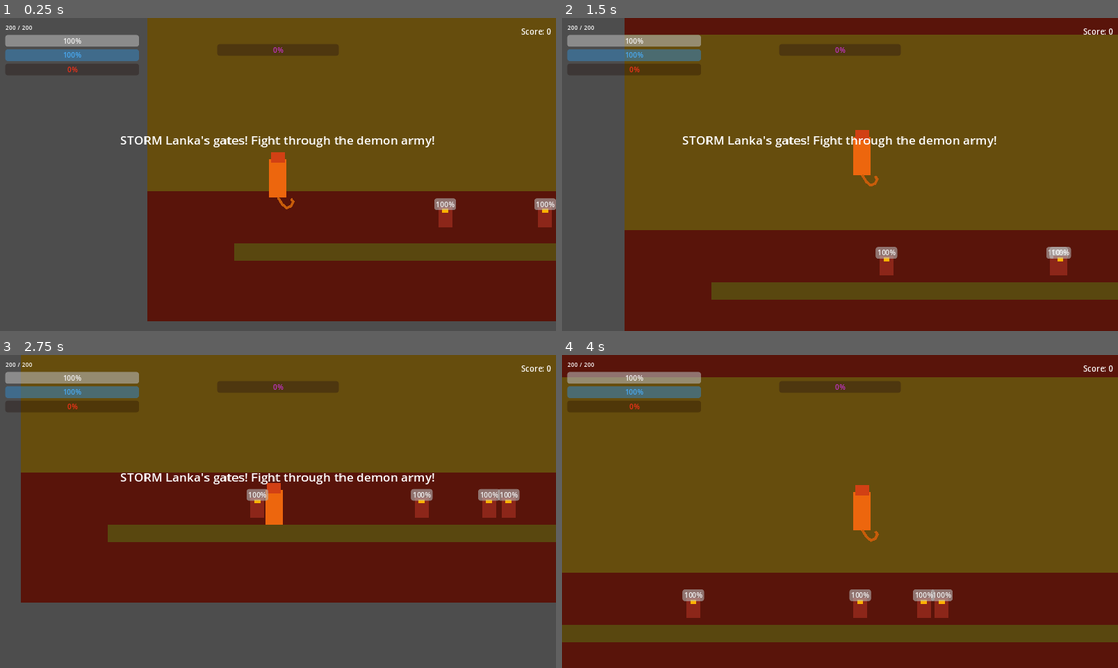
Above: before the commit, frames 1-4 (two rows, left to right).
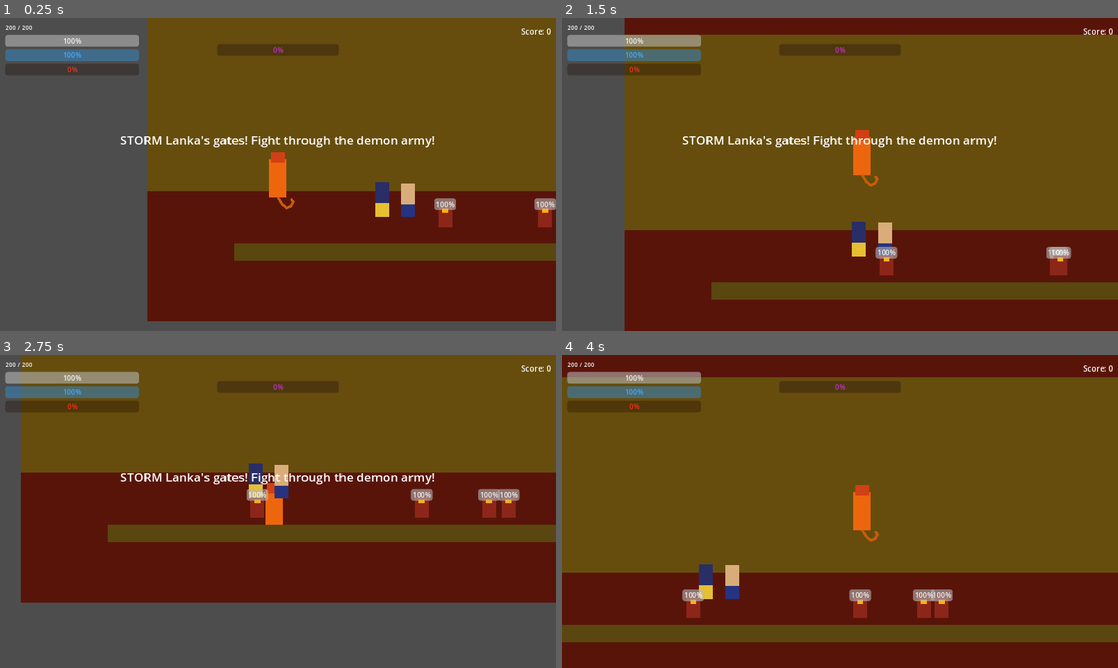
Above: after the commit, the same moments.

Repository: sushritha22496-lang/MediShift
Game: Godot game, scene res://scenes/chapters/ch6_lanka_war.tscn
Same seed, same stepped clock (60 frames per second), same inputs: the game is played once before the commit and once after it. This scene is started directly instead of the project's main scene.
Inputs:
- Up to frame 1 (0.25 s): no input
- Up to frame 2 (1.5 s): tap Enter at 0.5 s; hold D (move_right) from 0.53 s (still down); tap 2 (anima) at 0.6 s; tap Space (jump) at 0.77 s; tap Ctrl (attack) at 1.35 s
- Up to frame 3 (2.75 s): tap Space (jump) at 1.52 s; release D (move_right) at 2.03 s; hold A (move_left) from 2.03 s (still down); hold Shift (dash) from 2.03 s (still down)
- Up to frame 4 (4 s): release A (move_left) at 2.78 s; release Shift (dash) at 2.78 s; hold D (move_right) from 2.78 s (still down); tap F (fly) at 2.85 s; tap Space (jump) at 3.02, 3.77 s; tap 4 (garima) at 3.6 s

The runs differ from the first frame. In frame 1, 0.5% of the frame differs, in the area x 67-75%, y 52-64%; in frame 2, 0.5%; in frame 3, 0.5%; in frame 4, 0.5%, in the area x 24-32%, y 66-78%.

Commit message:
Give Lakshmana a visible sprite and add Rama to the war chapter
Both were previously empty position markers with no rendered form,
despite being central to the Shakti-wound and final-battle story beats.

Diff:
--- a/scenes/chapters/ch5_war_prep.tscn
+++ b/scenes/chapters/ch5_war_prep.tscn
@@ -90,3 +90,17 @@
 
 [node name="Lakshmana" type="Node2D" parent="."]
 position = Vector2(400, 520)
+
+[node name="LakshmanaBody" type="ColorRect" parent="Lakshmana"]
+offset_left = -16.0
+offset_top = -58.0
+offset_right = 16.0
+offset_bottom = 20.0
+color = Color(0.85, 0.68, 0.48, 1)
+
+[node name="LakshmanaDhoti" type="ColorRect" parent="Lakshmana"]
+offset_left = -16.0
+offset_top = -10.0
+offset_right = 16.0
+offset_bottom = 20.0
+color = Color(0.15, 0.2, 0.5, 1)
--- a/scenes/chapters/ch6_lanka_war.tscn
+++ b/scenes/chapters/ch6_lanka_war.tscn
@@ -84,5 +84,36 @@
 [node name="Ravana" type="Marker2D" parent="BossSpawns"]
 position = Vector2(4800, 300)
 
+[node name="Rama" type="Node2D" parent="."]
+position = Vector2(340, 540)
+
+[node name="RamaBody" type="ColorRect" parent="Rama"]
+offset_left = -16.0
+offset_top = -60.0
+offset_right = 16.0
+offset_bottom = 20.0
+color = Color(0.16, 0.18, 0.4, 1)
+
+[node name="RamaDhoti" type="ColorRect" parent="Rama"]
+offset_left = -16.0
+offset_top = -12.0
+offset_right = 16.0
+offset_bottom = 20.0
+color = Color(0.9, 0.75, 0.2, 1)
+
 [node name="Lakshmana" type="Node2D" parent="."]
 position = Vector2(400, 540)
+
+[node name="LakshmanaBody" type="ColorRect" parent="Lakshmana"]
+offset_left = -16.0
+offset_top = -58.0
+offset_right = 16.0
+offset_bottom = 20.0
+color = Color(0.85, 0.68, 0.48, 1)
+
+[node name="LakshmanaDhoti" type="ColorRect" parent="Lakshmana"]
+offset_left = -16.0
+offset_top = -10.0
+offset_right = 16.0
+offset_bottom = 20.0
+color = Color(0.15, 0.2, 0.5, 1)
Not shown, changed: docs/index.html
Not shown, changed: docs/index.pck
Not shown, changed: docs/index.service.worker.js
